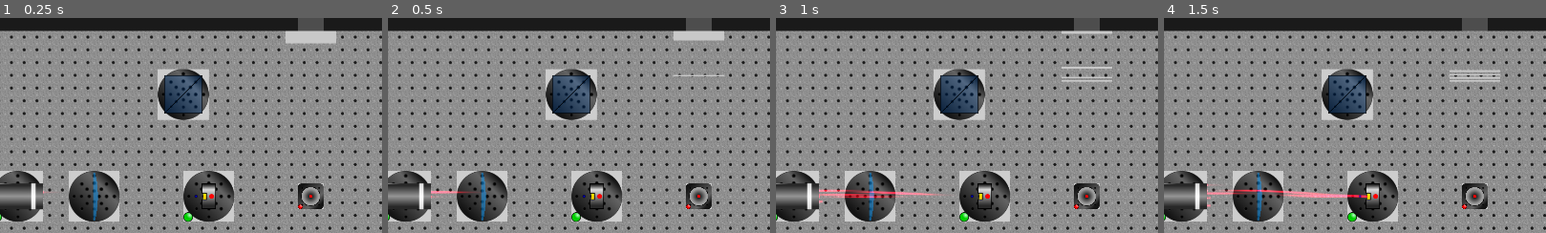
Above: before the commit, frames 1-4 (left to right).
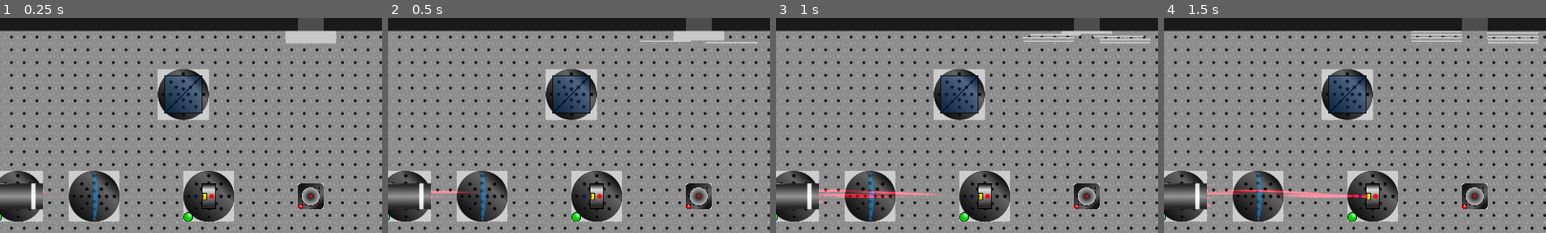
Above: after the commit, the same moments.

Repository: mbapplegate/maxwellDemon
Game: Godot game, scene res://worlds/test_world.tscn
Two runs of this game, one before a commit and one after it. Both use one fixed random seed, a clock stepped at 60 frames per second and the inputs below. The project has no main scene, so this scene is started directly.
Inputs:
- Up to frame 1 (0.25 s): no input
- Up to frame 2 (0.5 s): no input
- Up to frame 3 (1 s): hold Right (right) from 0.53 s (still down); hold Shift (pull) from 0.53 s (still down)
- Up to frame 4 (1.5 s): release Right (right) at 1.28 s; release Shift (pull) at 1.28 s; hold Down (down) from 1.28 s (still down); tap Q (rotateCCW) at 1.35 s
The pictures show only the part of the screen within x 11-61%, y 0-50%; the shares and areas given below are measured in that part.

Frame 1 is identical in both runs. In frame 2, 0.3% of the frame differs, in the area x 66-97%, y 10-28%; in frame 3, 1.0%; in frame 4, 1.4%, in the area x 64-98%, y 5-30%.

Commit message:
doorway can now be rotated

Diff:
--- a/scenes/Doorway/Doorway.gd
+++ b/scenes/Doorway/Doorway.gd
@@ -37,8 +37,8 @@
 	downLeaves.append(down2)
 	downLeaves.append(down3)
 	downLeaves.append(down4)
-	startClosedGlobalPosUp = up1.global_position
-	startClosedGlobalPosDown = down1.global_position
+	startClosedGlobalPosUp = up1.position
+	startClosedGlobalPosDown = down1.position
 	leafOpenVec.resize(downLeaves.size())
 	leafOpenVec.fill(false)
 	openDoor()
@@ -68,12 +68,12 @@
 		t = get_tree().create_tween()
 		t.set_ease(Tween.EASE_IN)
 		t.set_trans(Tween.TRANS_SPRING)
-		t.tween_property(upLeaves[i],"global_position",startClosedGlobalPosUp+Vector2((3-i)*LINE_WIDTH,-DOOR_WIDTH),SEATING_TIME)
+		t.tween_property(upLeaves[i],"position",startClosedGlobalPosUp+Vector2((3-i)*LINE_WIDTH,-DOOR_WIDTH),SEATING_TIME)
 	for i in range(upLeaves.size()):
 		t = get_tree().create_tween()
 		t.set_ease(Tween.EASE_IN)
 		t.set_trans(Tween.TRANS_SPRING)
-		t.tween_property(downLeaves[i],"global_position",startClosedGlobalPosUp+Vector2((4-i)*LINE_WIDTH,DOOR_WIDTH),SEATING_TIME)
+		t.tween_property(downLeaves[i],"position",startClosedGlobalPosUp+Vector2((4-i)*LINE_WIDTH,DOOR_WIDTH),SEATING_TIME)
 	await t.finished
 	isSeated = true
 	leafTimer.start()
@@ -85,13 +85,13 @@
 		t = get_tree().create_tween()
 		t.set_ease(Tween.EASE_OUT)
 		t.set_trans(Tween.TRANS_CUBIC)
-		t.tween_property(upLeaves[i],"global_position",startClosedGlobalPosUp+Vector2(0,-DOOR_WIDTH),1)
+		t.tween_property(upLeaves[i],"position",startClosedGlobalPosUp+Vector2(0,-DOOR_WIDTH),1)
 
 	for i in range(downLeaves.size()):
 		t = get_tree().create_tween()
 		t.set_ease(Tween.EASE_OUT)
 		t.set_trans(Tween.TRANS_CUBIC)
-		t.tween_property(downLeaves[i],"global_position",startClosedGlobalPosUp+Vector2(0,DOOR_WIDTH),1)
+		t.tween_property(downLeaves[i],"position",startClosedGlobalPosUp+Vector2(0,DOOR_WIDTH),1)
 	await t.finished
 	isSeated = false
 	leafTimer.start()
@@ -109,13 +109,13 @@
 	tween2.set_trans(Tween.TRANS_CIRC)
 
 	if opening:
-		tween1.tween_property(leafUp,"global_position",startClosedGlobalPosUp+Vector2(0,-DOOR_WIDTH),OPENING_TIME)
-		tween2.tween_property(leafDown,"global_position",startClosedGlobalPosDown+Vector2(0,DOOR_WIDTH),OPENING_TIME)
+		tween1.tween_property(leafUp,"position",startClosedGlobalPosUp+Vector2(0,-DOOR_WIDTH),OPENING_TIME)
+		tween2.tween_property(leafDown,"position",startClosedGlobalPosDown+Vector2(0,DOOR_WIDTH),OPENING_TIME)
 		if leafOpenVec.count(true) == leafOpenVec.size():
 			tween1.connect("finished",seatLeaves)
 	else:
-		tween1.tween_property(leafUp,"global_position",startClosedGlobalPosUp,OPENING_TIME)
-		tween2.tween_property(leafDown,"global_position",startClosedGlobalPosDown,OPENING_TIME)
+		tween1.tween_property(leafUp,"position",startClosedGlobalPosUp,OPENING_TIME)
+		tween2.tween_property(leafDown,"position",startClosedGlobalPosDown,OPENING_TIME)
 		#tween1.connect("finished",_setLeafOpenState(leafIndex,false))
 
 func _on_timer_timeout():
